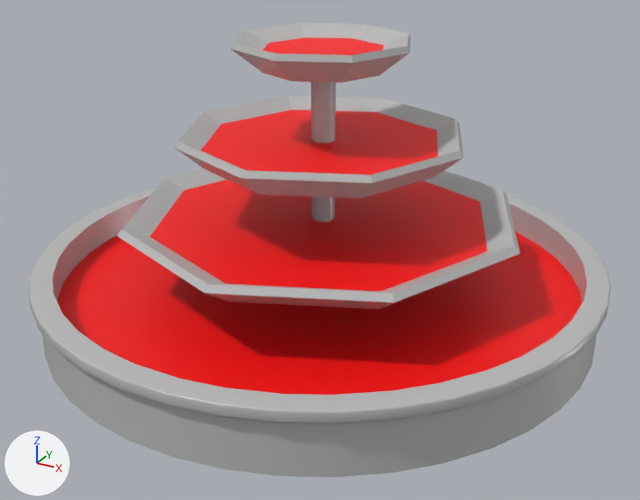
The FBX model Murder Crow/Assets/Meshes/SM_Fountain.fbx, before and after one commit.
Camera for both pictures: a 50 mm lens placed at (3.85, -7.06, 4.15), pointed at (0.13, -0.29, 0.76). The axes (+X, +Y, +Z) are drawn at lower left. The lights are the same throughout. Where no turn or scale is listed for an object, it has been applied to the vertices. Vertices at the same position are counted once.

In view in the first picture: 'SM_Fountain'.
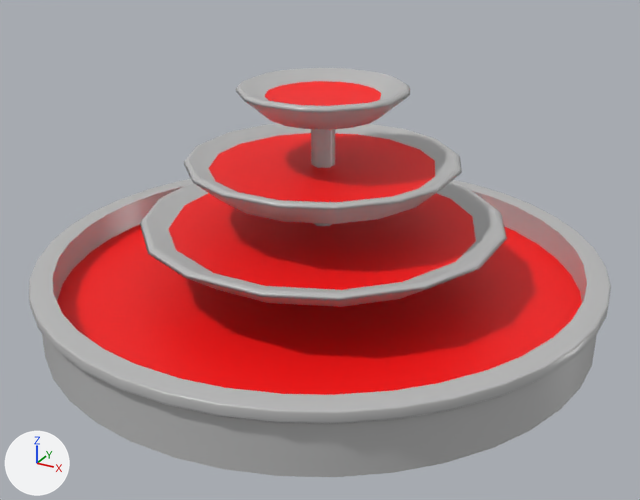
Commit message: Updated Fountain

Diff of the bpy script that builds the scene:
```diff
--- a/Murder Crow/Assets/Meshes/SM_Fountain.fbx.py
+++ b/Murder Crow/Assets/Meshes/SM_Fountain.fbx.py
@@ me_mesh @@
 # used by ob_sm_fountain; location = (0.0, 0.0, 0.0)
-me_mesh.from_pydata(...)  # 492 vertices, 439 faces; spans x -2.73..2.73, y -2.8..2.66, z 0.0..2.7
+me_mesh.from_pydata(...)  # 636 vertices, 595 faces; spans x -2.73..2.73, y -2.8..2.66, z 0.0..2.27
+# me_mesh part 1: the loose piece of 33 vertices spanning x -1.39..1.39, y -1.39..1.38, z 1.47..1.85 is rebuilt with 81 vertices and now spans x -1.28..1.28, y -1.28..1.28, z 1.28..1.59
+# me_mesh part 2: a new loose piece of 81 vertices spanning x -0.78..0.78, y -0.78..0.77, z 1.96..2.27
+# me_mesh part 3
+# 32 vertices are removed from x -1.96..1.96, y -1.97..1.96, z 0.78..1.06
+# 35 faces are deleted
+# 1 vertex moves within x 0.0, y 0.0, z 0.69
+# 62 vertices are added at x -1.72..1.48, y -1.73..1.72, z 0.74..1.0
+# 6 new vertices lie (0.58, 0.24, 0.0) away from vertices in x -0.95..0.37, y -1.73..1.48, z 0.96..1.0
+# 6 new vertices lie (0.24, 0.58, 0.0) away from vertices in x -1.72..1.48, y -0.96..0.37, z 0.96..1.0
+# 6 new vertices lie (0.24, -0.58, 0.0) away from vertices in x -1.72..1.48, y -0.38..0.95, z 0.96..1.0
+# 80 new faces join them, mat_fountain (its picture is missing)
+# 7 new faces join them, mat_phong4 (red #ff0000)
+# me_mesh part 4
+# 33 vertices are removed from x -0.84..0.84, y -0.85..0.84, z 2.32..2.7
+# 35 faces are deleted
+# 6 vertices in x -0.1..0.1, y -0.11..0.11, z 2.48 move by (0.0, 0.0, -0.48)
 me_mesh.materials.append(mat_fountain)
```

Location of each change, (x1, y1, x2, y2) in pixels of the pictures (640 x 500 px):
'SM_Fountain', reshaped (10% shorter)
    before: (29, 23, 611, 477)
    after: (29, 68, 611, 477)
part 1 of me_mesh, rebuilt
    before: (175, 96, 464, 198)
    after: (184, 124, 462, 224)
part 2 of me_mesh, added
    after: (236, 68, 410, 130)
part 3 of me_mesh, built on
    before: (117, 169, 520, 309)
    after: (140, 182, 507, 307)
part 4 of me_mesh, cut back
    before: (231, 23, 411, 83)
